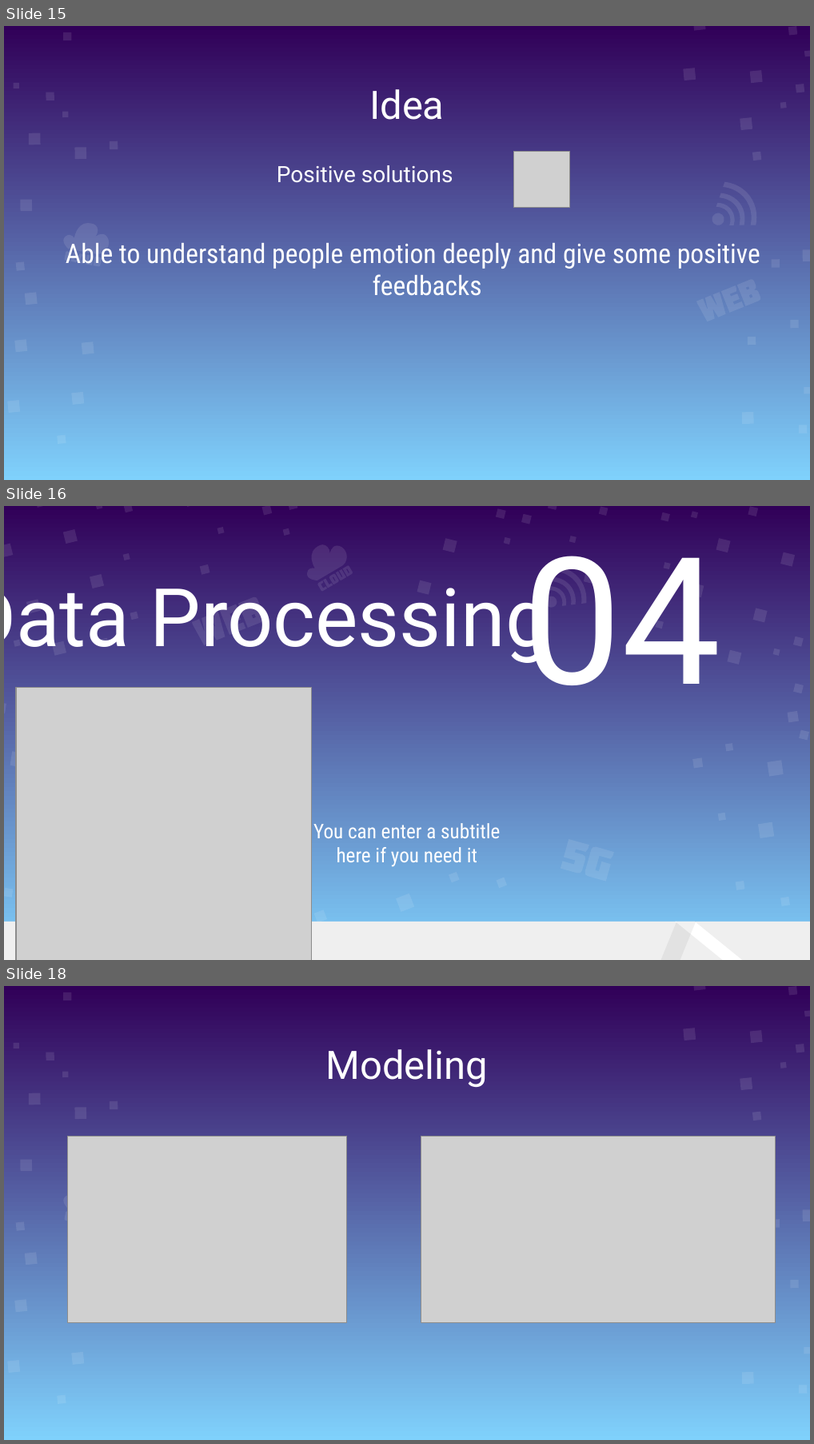
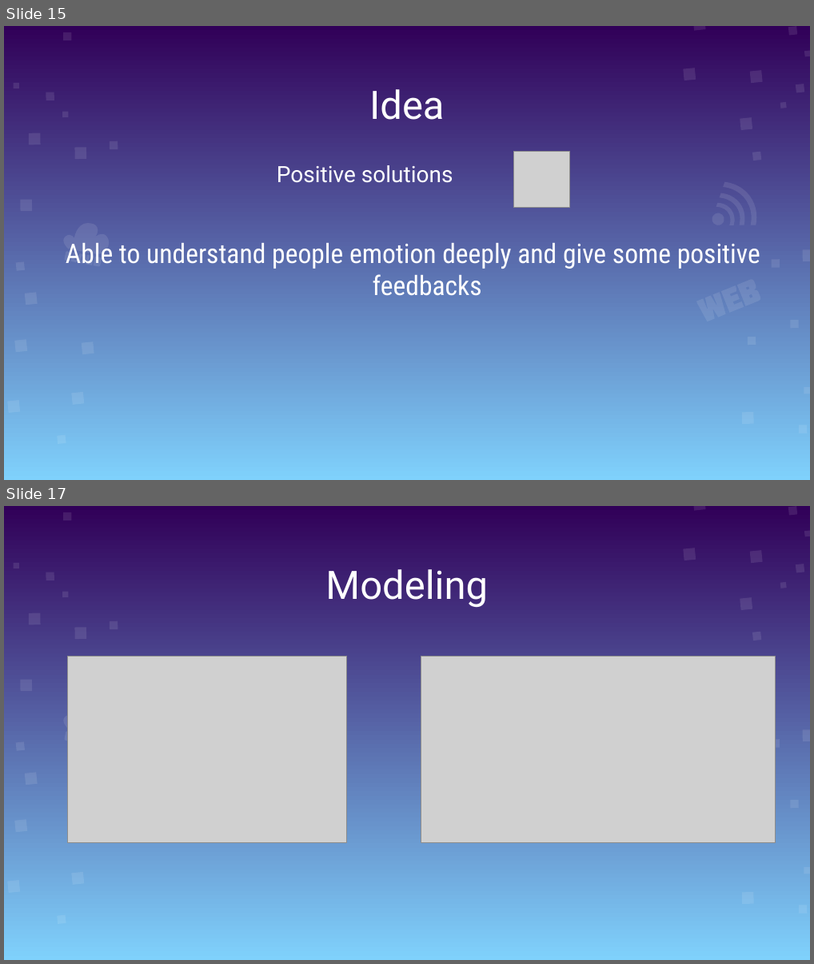
Before and after one commit to meohoangdeptrai1407/Thesis_Psychology, a slide deck: Therapy Chatbot V2.pptx. Shown one above the other, each under a label of ours: slides 15, 16 and 18 before the commit, slides 15 and 17 after it; the slides between them are not shown. The pictures are 814x1444 and 814x964 pixels, drawn with LibreOffice and Linux fonts; fonts in the diff are those of the drawing; grey boxes stand for pictures. Boxes give left, top, right and bottom in pixels: in the first picture for what was removed or moved away, otherwise in the second. Text is boxed around its words. In the diff, an @@ line names an element or a change of style, - is before the commit and + after.

```diff
--- a/Therapy Chatbot V2.pptx
+++ b/Therapy Chatbot V2.pptx
@@ slide 16 removed at bbox=[4, 506, 810, 960], background gradient #7FD1FC to #310058 @@
@@ title removed at bbox=[522, 522, 722, 685] @@
-04
@@ group removed at bbox=[305, 544, 353, 591]: 6 freeform shapes @@
@@ title removed at bbox=[4, 572, 551, 665] @@
-Data Processing
@@ group removed at bbox=[4, 506, 298, 656]: 18 freeform shapes @@
@@ group removed at bbox=[543, 558, 593, 611]: 4 freeform shapes @@
@@ freeform shape removed at bbox=[238, 596, 267, 629] @@
@@ group removed at bbox=[416, 506, 810, 740]: 24 freeform shapes @@
@@ freeform shape removed at bbox=[191, 611, 226, 646] @@
@@ freeform shape removed at bbox=[219, 604, 246, 636] @@
@@ picture removed at bbox=[16, 687, 311, 960] @@
@@ freeform shape removed at bbox=[4, 702, 6, 713] @@
@@ freeform shape removed at bbox=[10, 751, 26, 767] @@
@@ subtitle removed at bbox=[314, 823, 500, 867] @@
-You can enter a subtitle here if you need it
@@ freeform shape removed at bbox=[551, 832, 599, 880] @@
@@ freeform shape removed at bbox=[576, 840, 625, 888] @@
@@ group removed at bbox=[694, 711, 799, 905]: 8 freeform shapes @@
@@ freeform shape removed at bbox=[4, 888, 13, 896] @@
@@ rectangle removed at bbox=[4, 921, 810, 960] @@
@@ parallelogram removed at bbox=[662, 921, 696, 960] @@
@@ parallelogram removed at bbox=[676, 921, 742, 960] @@
@@ group removed at bbox=[314, 871, 507, 960]: 6 freeform shapes @@
@@ what was slide 18 is now slide 17 @@
```
Also in this commit, not shown: 8 slides changed, 4 slides added, 2 other slides removed.
